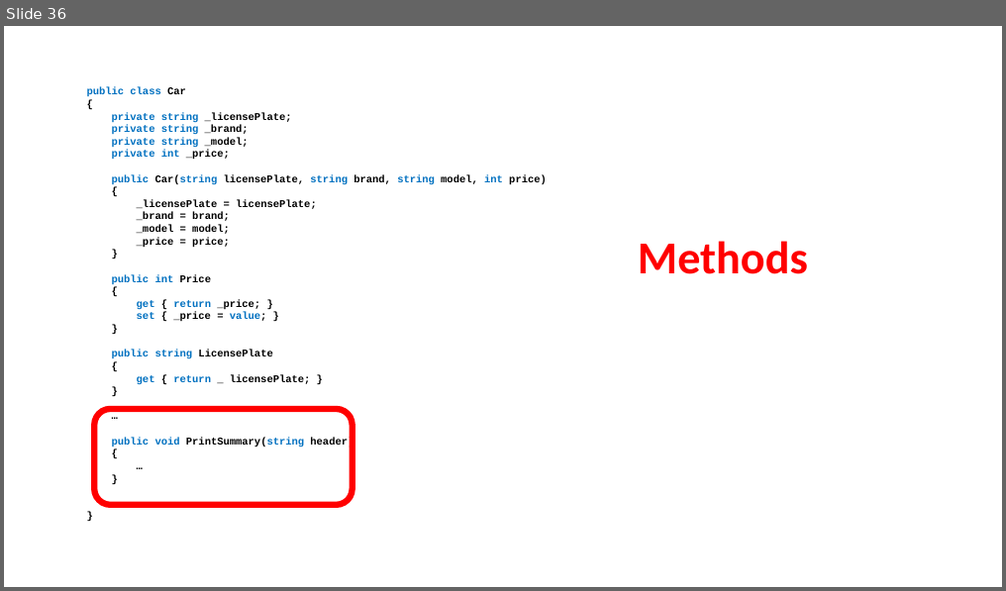
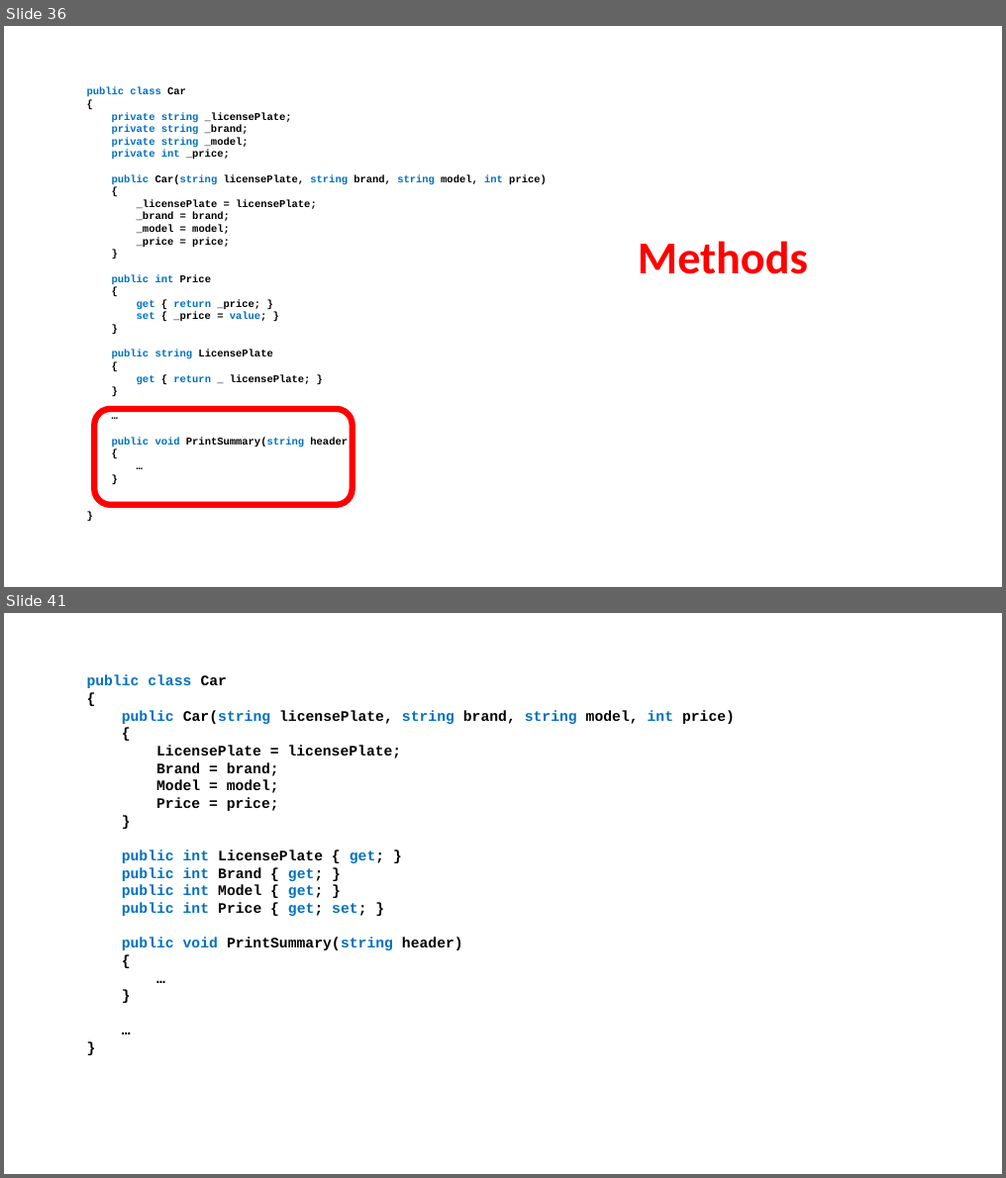
Before and after one commit to perslaursen/OOProg22, a slide deck: Chap/OOProg01/Presentations/ClassDefinition.pptx. Shown one above the other, each under a label of ours: slide 36 before the commit, slides 36 and 41 after it; the slides between them are not shown. The pictures are 1006x591 and 1006x1178 pixels, drawn with LibreOffice and Linux fonts; fonts in the diff are those of the drawing. Boxes give left, top, right and bottom in pixels: in the first picture for what was removed or moved away, otherwise in the second. Text is boxed around its words. In the diff, an @@ line names an element or a change of style, - is before the commit and + after.

Commit message:
Minor updates to OOProg01 materials
Added a bit about auto-properties to ClassDefs PPT.

```diff
--- a/Chap/OOProg01/Presentations/ClassDefinition.pptx
+++ b/Chap/OOProg01/Presentations/ClassDefinition.pptx
@@ slide 41 added at (x1=4, y1=613, x2=1002, y2=1174), background #FFFFFF @@
@@ text added at (x1=87, y1=675, x2=735, y2=951), 14 pt, text #000000, bold @@
+public class Car
+{
+public Car(string licensePlate, string brand, string model, int price)
+{
+LicensePlate = licensePlate;
+Brand = brand;
+Model = model;
+Price = price;
+}
+public int LicensePlate { get; }
+public int Brand { get; }
+public int Model { get; }
+public int Price { get; set; }
+public void PrintSummary(string header)
+{
+…
+}
+…
+}
```
Also in this commit, not shown: 5 other slides added, 2 other files.
